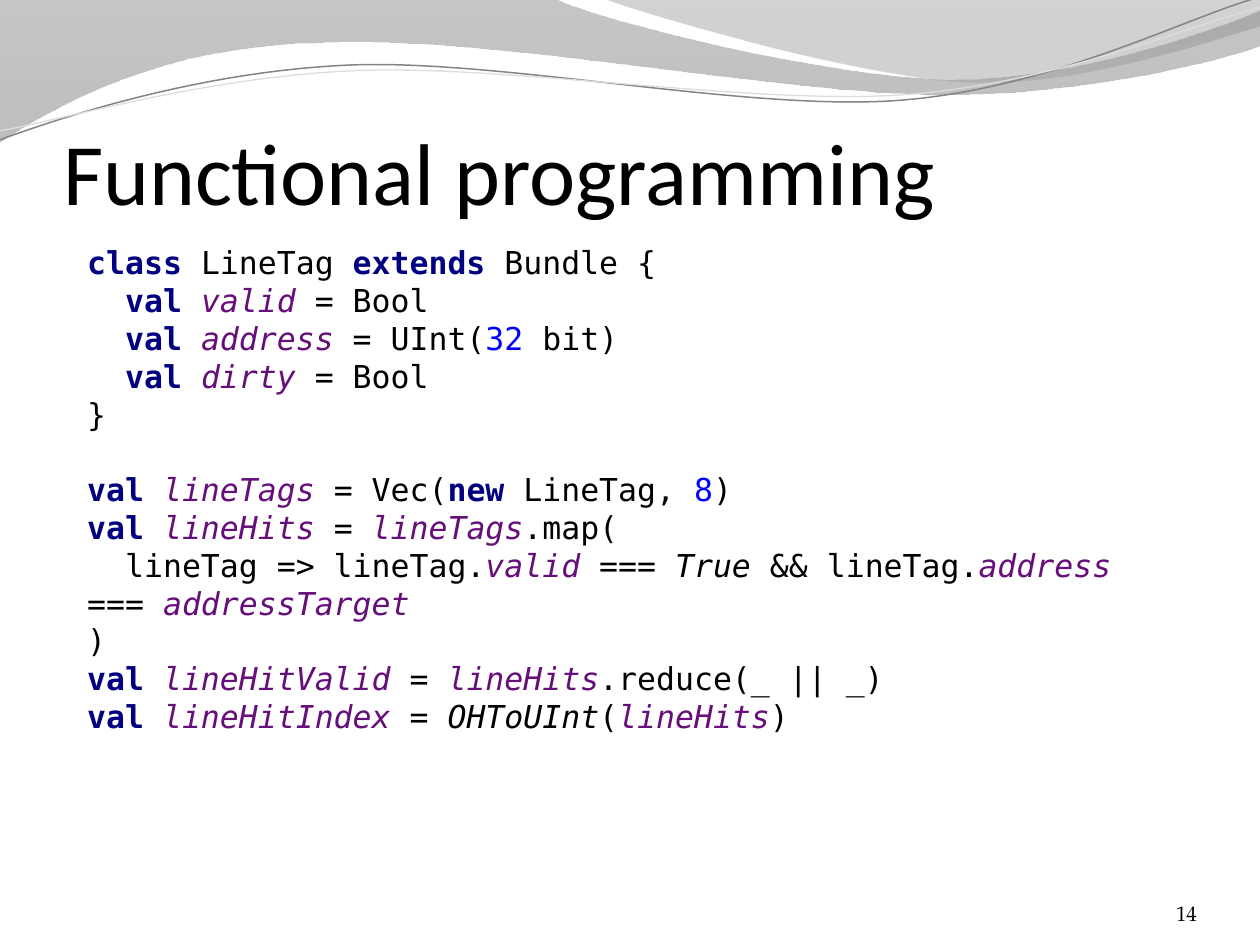
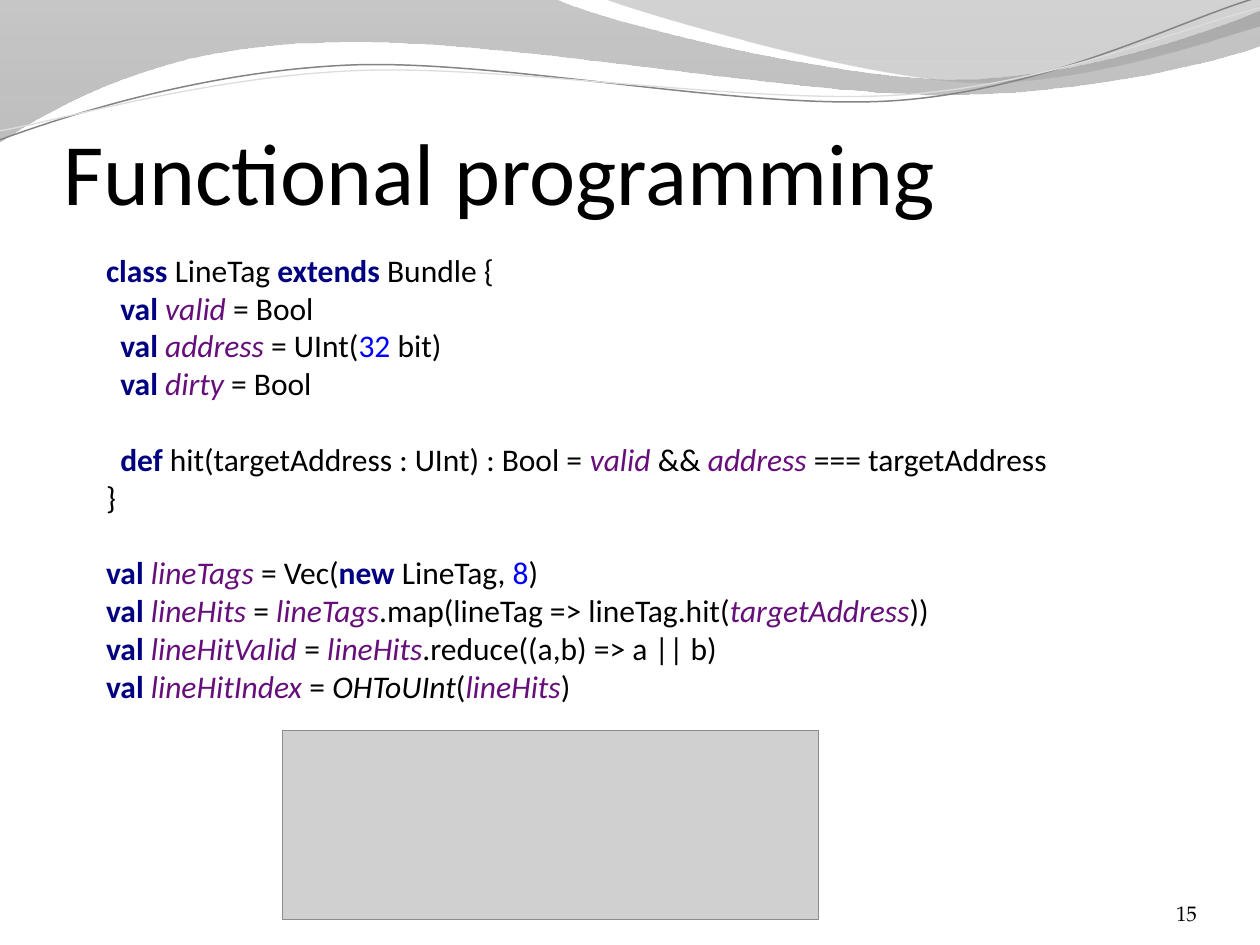
Before and after one commit to SpinalHDL/SpinalDoc, a slide deck: slide 15 of presentation/en/changes_arguments.pptx (slide 14 before the commit). Drawn at 1260x945 pixels with LibreOffice and Linux fonts; fonts in the diff are those of the drawing; grey boxes stand for pictures; background and template pictures are left out. Boxes give left, top, right and bottom in pixels: in the first picture for what was removed or moved away, otherwise in the second. Text is boxed around its words. In the diff, an @@ line names an element or a change of style, - is before the commit and + after.

Commit message:
presentation

```diff
--- a/presentation/en/changes_arguments.pptx
+++ b/presentation/en/changes_arguments.pptx
@@ text at [106,260,1046,702]: text changed; font DejaVu Sans Mono to Calibri @@
-class LineTag extends Bundle {
-val valid = Bool
-val address = UInt(32 bit)
-val dirty = Bool
-}
-val lineTags = Vec(new LineTag, 8)
-val lineHits = lineTags.map(
-lineTag => lineTag.valid === True && lineTag.address === addressTarget
-)
-val lineHitValid = lineHits.reduce(_ || _)
-val lineHitIndex = OHToUInt(lineHits)
+class LineTag extends Bundle {
+val valid = Bool
+val address = UInt(32 bit)
+val dirty = Bool
+def hit(targetAddress : UInt) : Bool = valid && address === targetAddress
+}
+val lineTags = Vec(new LineTag, 8)
+val lineHits = lineTags.map(lineTag => lineTag.hit(targetAddress))
+val lineHitValid = lineHits.reduce((a,b) => a || b)
+val lineHitIndex = OHToUInt(lineHits)
@@ picture added at [282,731,818,920] @@
@@ page number at [1176,906,1197,922]: text changed @@
-14
+15
```
Also in this commit, not shown: 16 other slides changed, 3 slides added, 1 slide removed, 3 other files.
